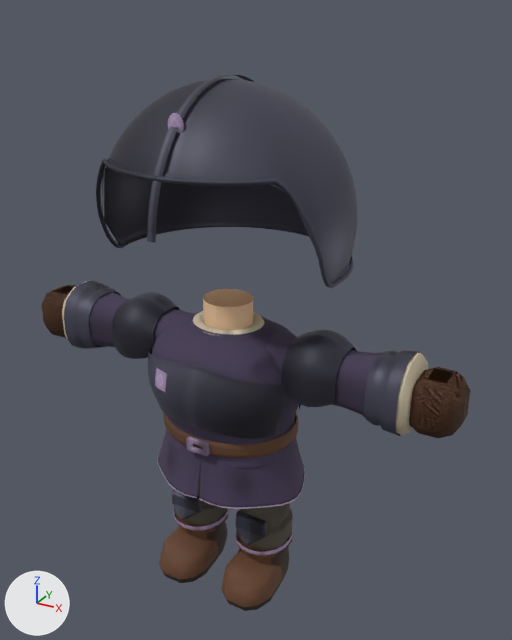
The glTF model src/assets/models/wardrobe/classes/traje_guerrero_violeta.glb as it was, and as the next commit left it.
Camera for both pictures: a camera (50 mm lens) standing at (1.37, -2.26, 2.39) and looking at (0.07, 0.1, 1.22). Lighting does not change. The marker at lower left points along +X, +Y and +Z. The older version comes first. Vertices at exactly the same position are counted once.

The older version as bpy lines, for what is in view:
```python
me_medieval_sleeve_l = bpy.data.meshes.new('medieval-sleeve-l')
me_medieval_sleeve_l.from_pydata(...)  # 188 vertices, 360 faces; spans x 0.089..0.799, y -0.136..0.136, z 0.957..1.252
# faces by material slot: [248, 112]
me_medieval_sleeve_l.materials.append(mat_tunic)
me_medieval_sleeve_l.materials.append(mat_linen)
me_suit_head = bpy.data.meshes.new('suit-head')
me_suit_head.from_pydata(...)  # 1570 vertices, 2950 faces; spans x -0.493..0.493, y -0.476..0.484, z 1.487..2.179
# faces by material slot: [2662, 288]
me_suit_head.materials.append(mat_plate)
me_suit_head.materials.append(mat_tunictrim)
me_suit_upperarm_r = bpy.data.meshes.new('suit-upperarm-r')
me_suit_upperarm_r.from_pydata(...)  # 190 vertices, 324 faces; spans x -0.52..-0.3, y -0.157..0.157, z 1.03..1.262
me_suit_upperarm_r.materials.append(mat_plate)
ob_medieval_sleeve_l = bpy.data.objects.new('medieval-sleeve-l', me_medieval_sleeve_l)
ob_medieval_sleeve_l.location = (0.0, 0.0, 0.0)
ob_suit_head = bpy.data.objects.new('suit-head', me_suit_head)
ob_suit_head.location = (0.0, 0.0, 0.0)
ob_suit_upperarm_r = bpy.data.objects.new('suit-upperarm-r', me_suit_upperarm_r)
ob_suit_upperarm_r.location = (0.0, 0.0, 0.0)
# also in view: 'suit-glove-right' at (-0.88, 0.0, 1.1); 'suit-bracer-r' at (-0.7, 0.0, 1.1); 'medieval-sleeve-r' at (-0.44, 0.0, 1.1); 'suit-upperarm-l' at (0.41, 0.0, 1.15); 'suit-bracer-l' at (0.7, 0.0, 1.1)
```
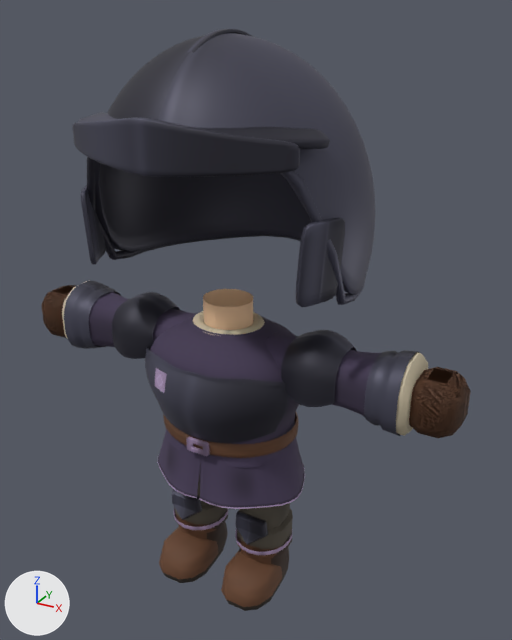
What differs and where, as boxes [x1, y1, x2, y2] in the pictures (512 x 640 px):
'suit-head', reshaped (16% wider, 30% taller): before [96, 74, 358, 288]; after [72, 29, 375, 307]
part 1 of me_suit_head, rebuilt: before [104, 79, 358, 280]; after [87, 157, 365, 305]
part 2 of me_suit_head, rebuilt (9% wider, 101% taller): before [96, 158, 354, 288]; after [93, 33, 375, 295]
part 3 of me_suit_head, rebuilt: before [147, 74, 254, 243]; after [183, 29, 253, 57]
part 4 of me_suit_head, added: after [78, 112, 330, 149]
part 5 of me_suit_head, added: after [72, 117, 300, 177]
part 6 of me_suit_head, added: after [80, 185, 106, 264]
part 7 of me_suit_head, added: after [296, 217, 345, 307]
part 8 of me_suit_head, deleted: before [168, 113, 184, 133]
part 9 of me_suit_head, deleted: before [102, 157, 352, 283]

The change in detail:
me_suit_head is used by ob_suit_head; location (0.0, 0.0, 0.0).
me_suit_head had 1570 vertices, 2950 faces and spanned x -0.493..0.493, y -0.476..0.484, z 1.487..2.179.
me_suit_head now has 4362 vertices, 8704 faces and spans x -0.553..0.553, y -0.501..0.562, z 1.413..2.328.
me_suit_head part 1: the loose piece of 576 vertices spanning x -0.493..0.493, y -0.411..0.484, z 1.498..2.165 is rebuilt with 192 vertices and now spans x -0.531..0.531, y -0.44..0.541, z 1.413..2.041.
me_suit_head part 2: the loose piece of 576 vertices spanning x -0.487..0.487, y -0.429..0.479, z 1.487..1.902 is rebuilt with 2016 vertices and now spans x -0.553..0.553, y -0.431..0.562, z 1.427..2.317.
me_suit_head part 3: the loose piece of 144 vertices spanning x -0.017..0.017, y -0.476..0.456, z 1.697..2.179 is rebuilt with 586 vertices and now spans x -0.017..0.017, y -0.441..0.546, z 1.847..2.328.
me_suit_head part 4: a new loose piece of 618 vertices spanning x -0.494..0.494, y -0.476..-0.149, z 1.997..2.071, in mat_plate.
me_suit_head part 5: a new loose piece of 586 vertices spanning x -0.444..0.444, y -0.501..-0.292, z 1.916..2.091, in mat_plate.
me_suit_head part 6: a new loose piece of 182 vertices spanning x -0.536..-0.43, y -0.289..-0.124, z 1.48..1.77, in mat_plate.
me_suit_head part 7: a new loose piece of 182 vertices spanning x 0.43..0.536, y -0.289..-0.124, z 1.48..1.77, in mat_plate.
me_suit_head part 8: the loose piece of 146 vertices spanning x -0.032..0.032, y -0.319..-0.301, z 2.005..2.085 is deleted.
Part 9, on me_suit_head:
128 vertices are removed from x -0.481..0.481, y -0.418..0.473, z 1.498..1.912.
192 faces are deleted.
me_suit_head no longer uses material mat_tunictrim.
